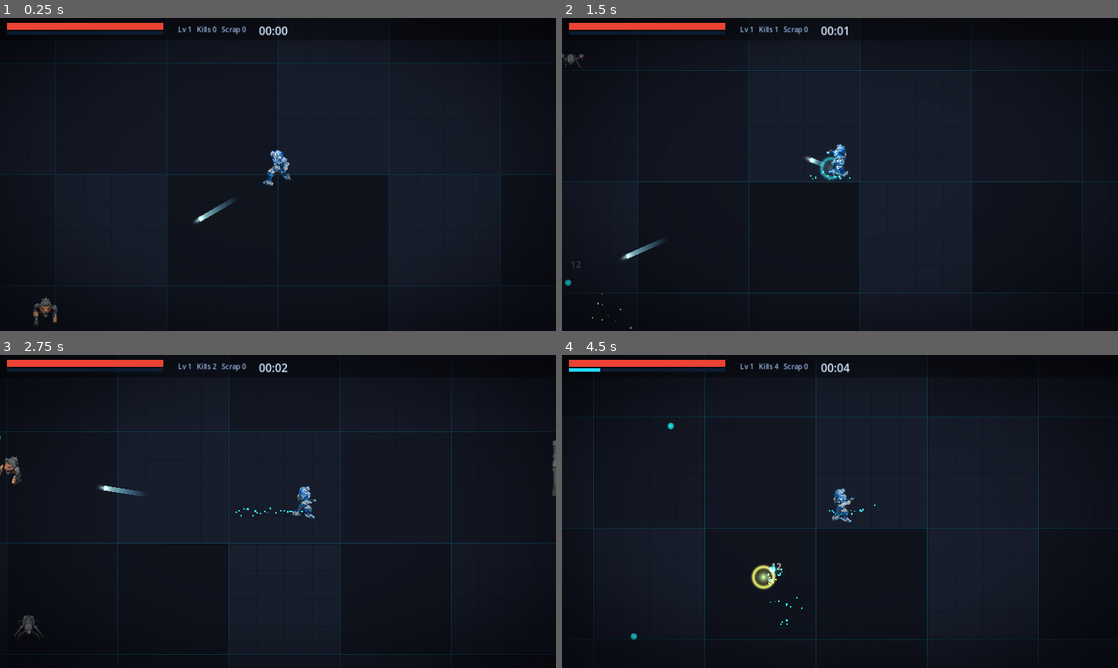
Above: before the commit, frames 1-4 (two rows, left to right).
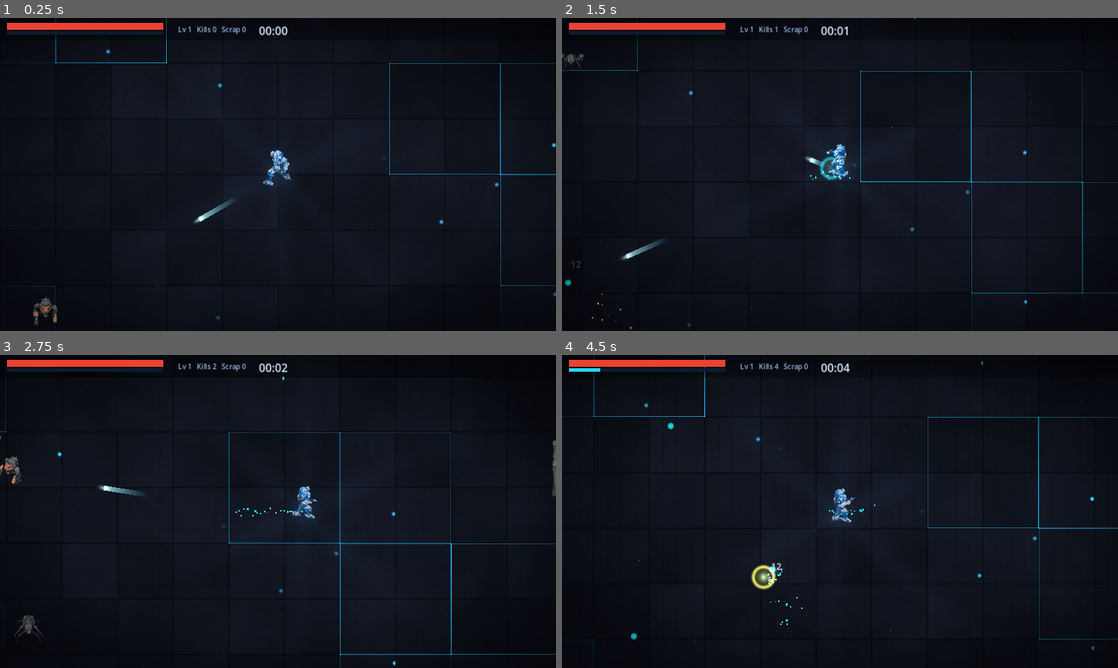
Above: after the commit, the same moments.

Repository: MalikChekour/mecha-forge-
Game: Godot game, scene res://scenes/Main.tscn
Two runs of this game, one before a commit and one after it. Both use one fixed random seed, a clock stepped at 60 frames per second and the inputs below.
Inputs (mouse positions are in pixels of both pictures, inside the frame that each line leads up to):
- Up to frame 1 (0.25 s): no input
- Up to frame 2 (1.5 s): move the mouse to (962, 158) at 0.52 s; hold Right (ui_right) 0.53-1.25 s; click (962, 158) at 0.67 s; drag from (728, 190) to (578, 58) at 1.27 s
- Up to frame 3 (2.75 s): move the mouse to (333, 442) at 2.02 s; hold Right (ui_right) from 2.03 s (still down)
- Up to frame 4 (4.5 s): release Right (ui_right) at 2.75 s; drag from (812, 574) to (589, 624) at 2.77 s; move the mouse to (1006, 558) at 3.52 s; hold Left (ui_left) 3.53-4.25 s; drag from (673, 464) to (795, 530) at 4.27 s

The runs differ from the first frame. In frame 1, 2.2% of the frame differs, in the area x 0-100%, y 0-100%; in frame 2, 1.7%; in frame 3, 1.7%; in frame 4, 1.9%.

Commit message:
Council upgrade (glm-5.2 + OpenRouter) + richer floor shader + ambient atmosphere
- glm.py now multi-provider: model id routes z.ai GLM (glm-5.2 with thinking
  disabled for clean output) vs OpenRouter (qwen/qwen3-coder, google/gemini-2.5-flash,
  deepseek — paid credits work; :free are provider-429). Reads OPENROUTER_API_KEY.
- floor.gdshader: GLM-5.2-authored procedural sci-fi deck — fbm wear/grime, hex tech
  accents, multi-size panels + grooves, rivets, animated glowing energy conduits
  (TIME pulse) + voronoi nodes, vignette. gl_compatibility-safe. Reviewed + validated.
- Ambient.gd: GLM-5.2-authored atmosphere node (dust motes, embers, drifting light
  shafts), self-contained code-first, follows the camera. Wired into Game.
- Headless SMOKE PASS (kills=28 level=3, 0 errors), web re-exported + verified in
  Chromium (0 console errors). Enemy movement (steering/separation) from prior GLM
  delegation confirmed live.

Co-Authored-By: Claude Fable 5 <noreply@anthropic.com>

Diff:
--- /dev/null
+++ b/game/actors/Ambient.gd
@@ -0,0 +1,125 @@
+class_name Ambient
+extends Node2D
+
+var _target: Node2D = null
+
+var _dust: CPUParticles2D
+var _embers: CPUParticles2D
+var _shaft0: Sprite2D
+var _shaft1: Sprite2D
+var _shaft2: Sprite2D
+
+var _time: float = 0.0
+var _shaft_base0: float = 0.0
+var _shaft_base1: float = 0.0
+var _shaft_base2: float = 0.0
+
+func setup(target: Node2D) -> void:
+	_target = target
+
+func _ready() -> void:
+	z_index = 6
+	_build_dust()
+	_build_embers()
+	_build_light_shafts()
+
+func _process(delta: float) -> void:
+	_time += delta
+	var pos: Vector2 = _target.global_position if is_instance_valid(_target) else global_position
+	_dust.global_position = pos
+	_embers.global_position = pos
+	_shaft0.global_position = pos
+	_shaft1.global_position = pos
+	_shaft2.global_position = pos
+	_shaft0.rotation = _shaft_base0 + sin(_time * 0.2) * 0.08
+	_shaft1.rotation = _shaft_base1 + sin(_time * 0.15 + 1.5) * 0.08
+	_shaft2.rotation = _shaft_base2 + sin(_time * 0.18 + 3.0) * 0.08
+	var drift0: float = sin(_time * 0.1) * 6.0
+	var drift1: float = sin(_time * 0.12 + 2.0) * 6.0
+	var drift2: float = sin(_time * 0.14 + 4.0) * 6.0
+	_shaft0.position.x += drift0 * delta
+	_shaft1.position.x += drift1 * delta
+	_shaft2.position.x += drift2 * delta
+
+func _make_additive_material() -> CanvasItemMaterial:
+	var mat: CanvasItemMaterial = CanvasItemMaterial.new()
+	mat.blend_mode = CanvasItemMaterial.BLEND_MODE_ADD
+	return mat
+
+func _build_dust() -> void:
+	_dust = CPUParticles2D.new()
+	_dust.name = "Dust"
+	_dust.z_index = 6
+	_dust.material = _make_additive_material()
+	_dust.amount = 120
+	_dust.lifetime = 6.0
+	_dust.explosiveness = 0.0
+	_dust.randomness = 0.5
+	_dust.emission_shape = CPUParticles2D.EMISSION_SHAPE_RECTANGLE
+	_dust.emission_rect_extents = Vector2(760, 460)
+	_dust.gravity = Vector2.ZERO
+	_dust.color = Color(0.7, 0.8, 1.0, 0.15)
+	_dust.scale_amount_min = 1.0
+	_dust.scale_amount_max = 1.5
+	_dust.initial_velocity_min = 2.0
+	_dust.initial_velocity_max = 5.0
+	_dust.direction = Vector2(1, 0)
+	_dust.spread = 180.0
+	_dust.angle_min = 0.0
+	_dust.angle_max = 360.0
+	add_child(_dust)
+
+func _build_embers() -> void:
+	_embers = CPUParticles2D.new()
+	_embers.name = "Embers"
+	_embers.z_index = 6
+	_embers.material = _make_additive_material()
+	_embers.amount = 24
+	_embers.lifetime = 3.5
+	_embers.explosiveness = 0.0
+	_embers.randomness = 0.5
+	_embers.emission_shape = CPUParticles2D.EMISSION_SHAPE_RECTANGLE
+	_embers.emission_rect_extents = Vector2(700, 420)
+	_embers.gravity = Vector2(0, -12)
+	_embers.color = Color(1.0, 0.55, 0.2, 0.25)
+	_embers.scale_amount_min = 1.5
+	_embers.scale_amount_max = 2.5
+	_embers.initial_velocity_min = 3.0
+	_embers.initial_velocity_max = 8.0
+	_embers.direction = Vector2(0, -1)
+	_embers.spread = 30.0
+	add_child(_embers)
+
+func _build_light_shafts() -> void:
+	var tex: Texture2D = _make_glow_texture(Color(0.4, 0.7, 1.0), 128)
+
+	_shaft0 = _create_shaft("LightShaft0", tex, 0.0)
+	_shaft1 = _create_shaft("LightShaft1", tex, PI / 3.0)
+	_shaft2 = _create_shaft("LightShaft2", tex, -PI / 4.0)
+	_shaft_base0 = _shaft0.rotation
+	_shaft_base1 = _shaft1.rotation
+	_shaft_base2 = _shaft2.rotation
+
+func _create_shaft(p_name: String, tex: Texture2D, base_rot: float) -> Sprite2D:
+	var s: Sprite2D = Sprite2D.new()
+	s.name = p_name
+	s.z_index = 6
+	s.texture = tex
+	s.modulate = Color(1, 1, 1, 0.05)
+	s.scale = Vector2(0.6, 6.0)
+	s.rotation = base_rot
+	s.material = _make_additive_material()
+	add_child(s)
+	return s
+
+func _make_glow_texture(glow_color: Color, size: int) -> ImageTexture:
+	var img: Image = Image.create(size, size, false, Image.FORMAT_RGBA8)
+	var center: Vector2 = Vector2(size * 0.5, size * 0.5)
+	var max_dist: float = center.length()
+	for y: int in range(size):
+		for x: int in range(size):
+			var d: float = Vector2(x, y).distance_to(center)
+			var t: float = clampf(1.0 - d / max_dist, 0.0, 1.0)
+			var a: float = t * t
+			img.set_pixel(x, y, Color(glow_color.r, glow_color.g, glow_color.b, a))
+	return ImageTexture.create_from_image(img)
--- a/game/scenes/Game.gd
+++ b/game/scenes/Game.gd
@@ -52,6 +52,10 @@
 	cam = Camera2D.new()
 	cam.position_smoothing_enabled = true
 	player.add_child(cam)
+
+	var amb: Ambient = Ambient.new()
+	add_child(amb)
+	amb.setup(player)
 
 	spawner = EnemySpawner.new()
 	spawner.game = self
@@ -292,7 +296,7 @@
 				_frames, GameState.run_time, GameState.level, GameState.xp, GameState.xp_to_next,
 				GameState.kills, player.hp, get_tree().get_nodes_in_group("enemies").size(),
 				get_tree().get_nodes_in_group("pickups").size()])
-		if _headless and _frames >= 900:
+		if _headless and _frames >= 1400:
 			_finish_headless()
 
 func _drive_bot() -> void:
--- a/game/shaders/floor.gdshader
+++ b/game/shaders/floor.gdshader
@@ -1,32 +1,118 @@
 shader_type canvas_item;
 render_mode unshaded;
-// Procedural sci-fi deck: metal panels, glowing seams, rivet grid, vignette.
-// Pattern is anchored in WORLD space via world_offset so it scrolls under the
-// player. gl_compatibility / mobile safe (no fwidth, no derivatives).
 
 uniform vec2 world_offset = vec2(0.0);
 uniform vec2 vp_size = vec2(1280.0, 720.0);
 uniform vec4 base_col : source_color = vec4(0.065, 0.08, 0.12, 1.0);
-uniform vec4 seam_col : source_color = vec4(0.12, 0.62, 0.82, 1.0);
+uniform vec4 glow_col : source_color = vec4(0.12, 0.62, 0.82, 1.0);
 
-float linegrid(vec2 world, float cell, float thick) {
+float hash12(vec2 p) {
+	p = fract(p * vec2(123.34, 456.21));
+	p += dot(p, p + 45.32);
+	return fract(p.x * p.y);
+}
+float hash21(vec2 p) {
+	return fract(sin(dot(floor(p), vec2(127.1, 311.7))) * 43758.5453);
+}
+float vnoise(vec2 p) {
+	vec2 i = floor(p);
+	vec2 f = fract(p);
+	vec2 u = f * f * (3.0 - 2.0 * f);
+	return mix(mix(hash12(i + vec2(0,0)), hash12(i + vec2(1,0)), u.x),
+	           mix(hash12(i + vec2(0,1)), hash12(i + vec2(1,1)), u.x), u.y);
+}
+float fbm(vec2 p) {
+	float v = 0.0;
+	float a = 0.5;
+	for (int i = 0; i < 3; i++) {
+		v += a * vnoise(p);
+		p = p * 2.07 + vec2(13.1, 7.3);
+		a *= 0.5;
+	}
+	return v;
+}
+float line_g(vec2 world, float cell, float thick) {
 	vec2 f = abs(fract(world / cell + 0.5) - 0.5) * cell;
 	float d = min(f.x, f.y);
 	return 1.0 - smoothstep(0.0, thick, d);
 }
-float rnd(vec2 p) {
-	return fract(sin(dot(floor(p), vec2(12.9898, 78.233))) * 43758.5453);
+float voro_dist(vec2 world, float cell) {
+	vec2 g = floor(world / cell);
+	vec2 f = fract(world / cell);
+	float md = 10.0;
+	for (int y = -1; y <= 1; y++) {
+		for (int x = -1; x <= 1; x++) {
+			vec2 offset = vec2(float(x), float(y));
+			float h = hash21(g + offset);
+			if (h < 0.66) continue;
+			vec2 point = offset + vec2(h, fract(h * 137.3)) - f;
+			md = min(md, 0.5 * dot(point, point));
+		}
+	}
+	return sqrt(max(md, 0.0));
 }
 
 void fragment() {
 	vec2 world = (UV - 0.5) * vp_size + world_offset;
 	vec3 col = base_col.rgb;
-	col *= 0.85 + rnd(world / 256.0) * 0.5;                  // per-panel value variation
-	col = mix(col, base_col.rgb * 0.6, linegrid(world, 64.0, 1.5) * 0.45);  // fine rivet grid
-	float seam = linegrid(world, 256.0, 3.0);
-	col = mix(col, base_col.rgb * 0.3, seam * 0.7);         // panel groove
-	col += seam_col.rgb * linegrid(world, 256.0, 1.4) * 0.4;                // glowing seam
-	float vig = smoothstep(1.22, 0.28, length(UV - 0.5) * 1.42);
-	col *= mix(0.62, 1.1, vig);
+
+	// 1. Wear & Grime
+	float grime = fbm(world * 0.008 + vec2(10.0));
+	float scuffs = fbm(world * 0.02);
+	col *= mix(0.75, 1.15, grime) * mix(0.9, 1.05, scuffs);
+
+	// 2. Base Hex Tech Accents
+	float hd = abs(dot(vec2(1.0, 0.577), fract(world * 0.04 + vec2(0.0, 0.288)) - 0.5) - 0.0);
+	hd = min(hd, abs(dot(vec2(1.0, 0.577), fract(world * 0.04) - 0.5)));
+	float hex_mask = smoothstep(0.02, 0.005, hd);
+	col = mix(col, col * 1.4 + base_col.rgb * 0.05, hex_mask * 0.4);
+
+	// 3. Large Panels (Different Sizes & Variations)
+	float p128 = line_g(world, 128.0, 2.5);
+	float p256 = line_g(world, 256.0, 3.5);
+	float large_groove = max(p128, p256);
+	col = mix(col, col * 0.45, large_groove * 0.8);
+
+	// Faces variation
+	float p_val = hash21(floor(world / 128.0));
+	col *= mix(0.85, 1.15, p_val);
+
+	// 4. Fine Rivets
+	float riv = line_g(world, 32.0, 0.75);
+	col = mix(col, col * 0.7, riv * 0.6);
+
+	// 5. Glowing Energy Conduits (along seams)
+	vec2 g_id = floor(world / 256.0);
+	float g1 = hash21(g_id);
+	float g2 = hash21(g_id + 0.123);
+
+	float pulse = sin(TIME * 1.5 + (g_id.x + g_id.y) * 1.3) * 0.5 + 0.5;
+	pulse = pow(pulse, 2.0);
+
+	vec2 f256 = abs(fract(world / 256.0 + 0.5) - 0.5) * 256.0;
+
+	float line_v = 0.0;
+	if (g1 > 0.65) {
+		float intensity = (g1 - 0.65) / 0.35;
+		float d = f256.x;
+		line_v += smoothstep(2.5, 0.0, d) * intensity;
+	}
+	if (g2 > 0.7) {
+		float intensity = (g2 - 0.7) / 0.3;
+		float d = f256.y;
+		line_v += smoothstep(2.5, 0.0, d) * intensity;
+	}
+
+	float dot_h = hash21(floor(world / 128.0) + 0.5);
+	float nodes = voro_dist(world, 128.0);
+	if (dot_h > 0.9) {
+		line_v += smoothstep(5.0, 0.0, nodes * 128.0) * ((dot_h - 0.9) / 0.1) * 2.0;
+	}
+	col += glow_col.rgb * line_v * (0.8 + pulse * 0.6);
+
+	// 6. Soft Radial Vignette
+	float vig = smoothstep(1.25, 0.3, length(UV - 0.5) * 1.45);
+	col *= mix(0.55, 1.15, vig);
+
 	COLOR = vec4(col, 1.0);
 }
